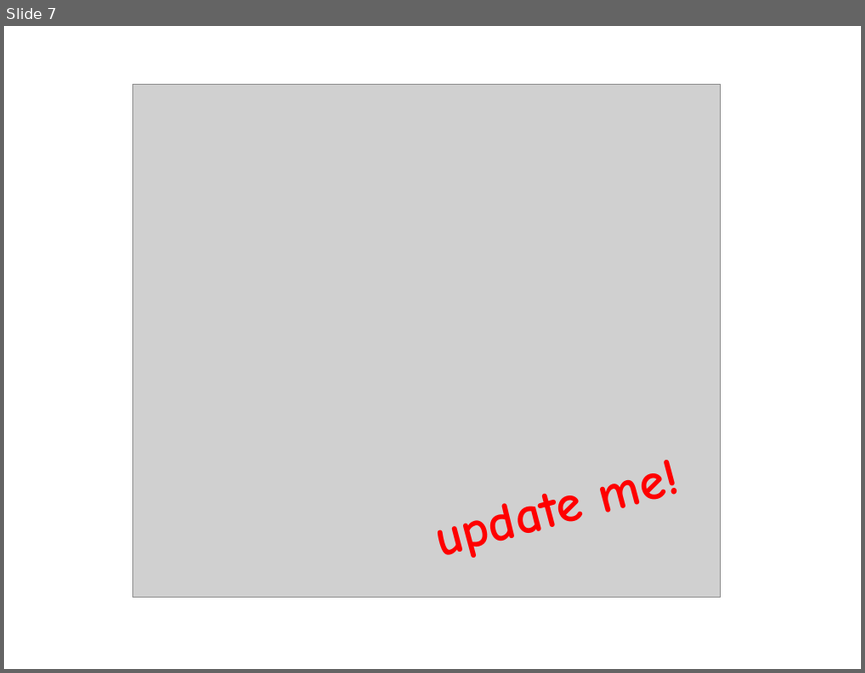
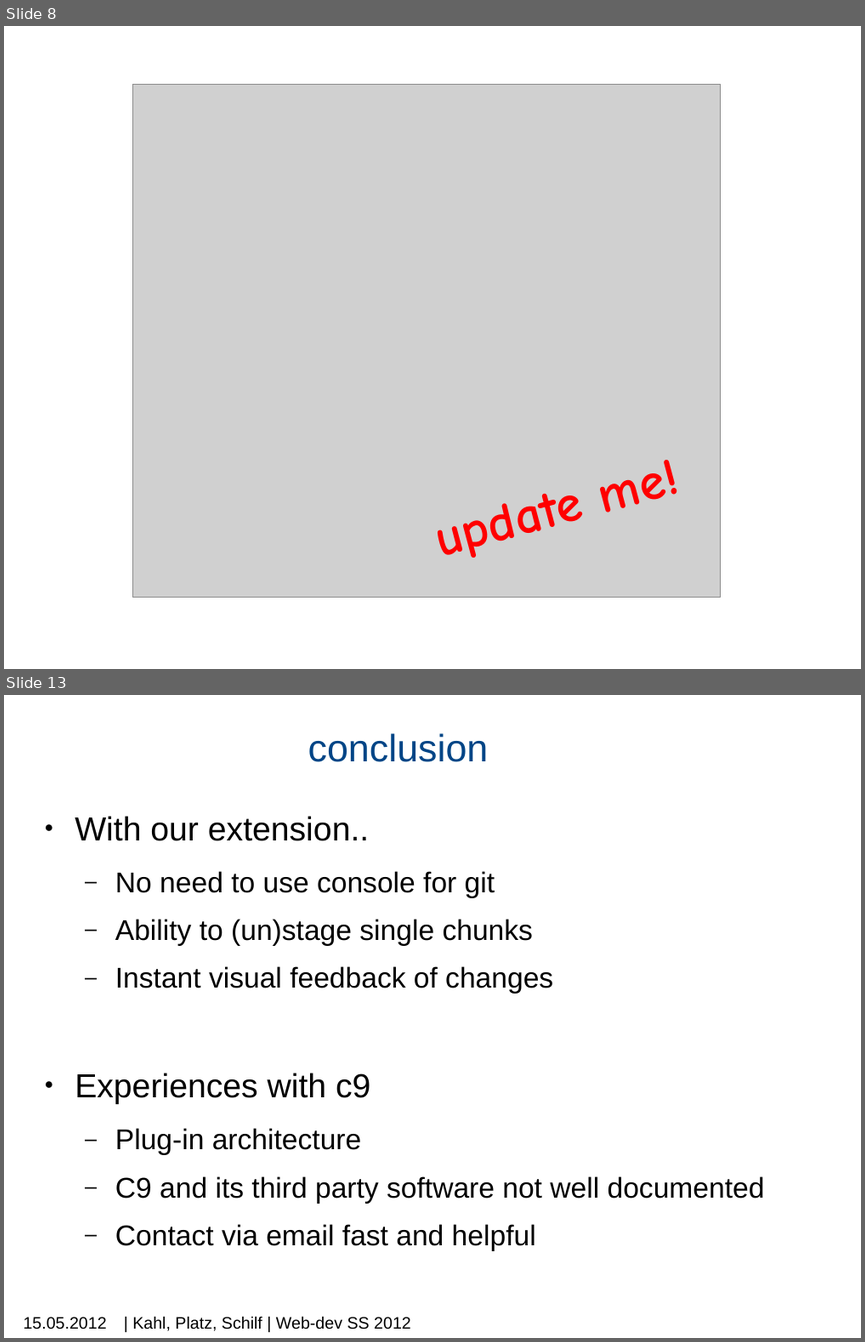
Before and after one commit to machisuji/webdev-spm, a slide deck: seminar/presentation/mps-c9.pptx. Shown one above the other, each under a label of ours: slide 7 before the commit, slides 8 and 13 after it; the slides between them are not shown. The pictures are 865x673 and 865x1342 pixels, drawn with LibreOffice and Linux fonts; fonts in the diff are those of the drawing; grey boxes stand for pictures; background and template pictures are left out. Boxes give left, top, right and bottom in pixels: in the first picture for what was removed or moved away, otherwise in the second. Text is boxed around its words. In the diff, an @@ line names an element or a change of style, - is before the commit and + after.

```diff
--- a/seminar/presentation/mps-c9.pptx
+++ b/seminar/presentation/mps-c9.pptx
@@ slide 13 added at [4,695,861,1338], background picture (left out) @@
@@ title added at [308,733,488,762], 32 pt, text #004586 @@
+conclusion
@@ text added at [75,816,765,1251], 24 pt, text #000000 @@
+● With our extension..
+  – No need to use console for git
+  – Ability to (un)stage single chunks
+  – Instant visual feedback of changes
+● Experiences with c9
+  – Plug-in architecture
+  – C9 and its third party software not well documented
+  – Contact via email fast and helpful
@@ text added at [24,1316,107,1329], 14 pt, text #000000 @@
+15.05.2012
@@ text added at [132,1315,411,1331], 14 pt, text #000000 @@
+| Kahl, Platz, Schilf | Web-dev SS 2012
@@ what was slide 7 is now slide 8 @@
```
Also in this commit, not shown: 4 slides changed, 5 other slides added, 1 slide removed, 1 other file.
